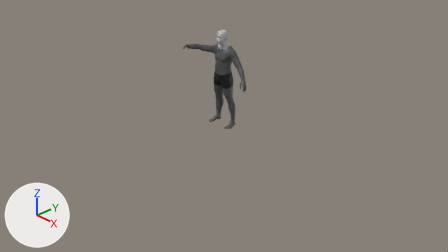
The Blender file Assets/Animation/throw_anim_work.blend: old version first, new version second.
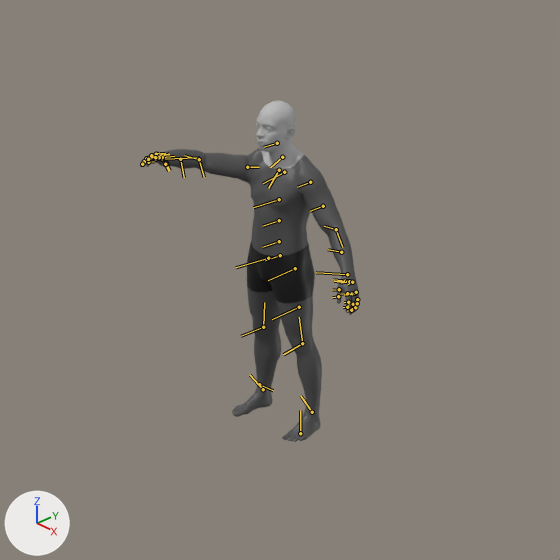
There are two pictures of each version: one from the file's camera 'Camera', one close up on the part from 32% to 68% of the width and 0% to 65% of the height. Lighting does not change. The marker at lower left points along +X, +Y and +Z. The first two pictures are the older version. Both versions are drawn at frame 8 of the action 'hold_ready'; the numbers are the values there. The bones that change, and the others that lie on the model, are drawn over the model as lines in the close-ups.

In view in the first close-up: 'human_male_chest', 'human_male_feet', 'human_male_hands', 'human_male_head', 'human_male_legs', 'human_male_underwear'.
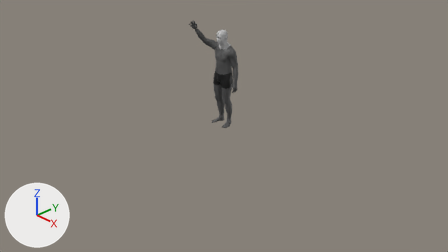
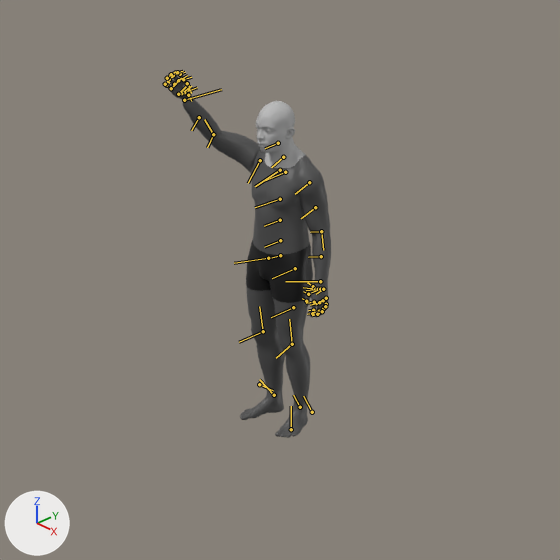
Location of each change, [x1, y1, x2, y2] in pixels of the close-ups (560 x 560 px):
'human_male_chest', posed (23% narrower, 48% taller): before [163, 148, 355, 273]; after [183, 97, 331, 282]
'human_male_legs', posed (14% narrower): before [247, 287, 322, 409]; after [246, 286, 310, 405]
'human_male_underwear', posed: before [247, 243, 315, 303]; after [246, 240, 313, 303]
'human_male_head', posed: before [256, 101, 304, 169]; after [256, 101, 305, 168]
'human_male_feet', posed (22% narrower, 14% shorter): before [232, 385, 320, 442]; after [240, 389, 308, 438]
'human_male_hands', posed (24% narrower, 51% taller): before [140, 152, 359, 315]; after [162, 71, 328, 317]
bone 'pelvis', root to tip: before (280, 255) to (265, 260); after (280, 255) to (266, 259)
bone 'spine_0', root to tip: before (279, 241) to (262, 247); after (280, 240) to (264, 247)
bone 'spine_1', root to tip: before (279, 220) to (262, 226); after (280, 220) to (264, 226)
bone 'spine_2', root to tip: before (279, 199) to (253, 207); after (280, 199) to (255, 207)
bone 'head', root to tip: before (277, 143) to (264, 147); after (278, 143) to (265, 148)
bone 'clavicle_L', root to tip: before (284, 172) to (263, 183); after (285, 172) to (261, 182)
bone 'arm_upper_L', root to tip: before (310, 182) to (297, 187); after (309, 182) to (295, 194)
bone 'hand_L', root to tip: before (347, 274) to (316, 272); after (320, 281) to (285, 281)
bone 'clavicle_R', root to tip: before (279, 170) to (268, 188); after (280, 170) to (255, 186)
bone 'arm_upper_R', root to tip: before (247, 167) to (259, 167); after (260, 160) to (248, 183)
bone 'arm_lower_R', root to tip: before (199, 159) to (204, 177); after (213, 134) to (207, 147)
bone 'hand_R', root to tip: before (162, 159) to (199, 157); after (184, 100) to (221, 89)
bone 'leg_upper_R', root to tip: before (268, 258) to (236, 267); after (268, 258) to (234, 263)
bone 'leg_lower_R', root to tip: before (263, 327) to (241, 336); after (263, 331) to (239, 342)
bone 'ankle_R', root to tip: before (263, 389) to (250, 375); after (274, 395) to (259, 379)
bone 'leg_upper_L', root to tip: before (295, 268) to (268, 280); after (295, 268) to (272, 278)
bone 'leg_lower_L', root to tip: before (302, 343) to (283, 354); after (292, 344) to (276, 358)
bone 'ankle_L', root to tip: before (312, 412) to (303, 399); after (300, 407) to (293, 395)

Edits to the bpy script that builds the scene:
```text
Change bone_pelvis:
    where bone_pelvis = bpy.data.objects['Armature'].pose.bones['pelvis']
    bone_pelvis.location: (0.0, 0.0, 0.0) -> (0.0, -0.5, 0.0)
    bone_pelvis.rotation_quaternion: (1.0, 0.0, 0.0, 0.0) -> (0.999, 0.0, 0.0, -0.044)  # degrees (0, 0, 0) -> degrees (0, 0, -5)
Change bone_spine_0:
    where bone_spine_0 = bpy.data.objects['Armature'].pose.bones['spine_0']  # child of 'pelvis'
    bone_spine_0.rotation_quaternion: (1.0, 0.0, 0.0, 0.0) -> (0.998, 0.0, 0.0, 0.057)  # degrees (0, 0, 0) -> degrees (0, 0, 7)
Change bone_spine_1:
    where bone_spine_1 = bpy.data.objects['Armature'].pose.bones['spine_1']  # child of 'spine_0'
    bone_spine_1.rotation_quaternion: (1.0, 0.0, 0.0, 0.0) -> (1.0, 0.0, 0.0, -0.008)  # degrees (0, 0, 0) -> degrees (0, 0, -1)
Change bone_spine_2:
    where bone_spine_2 = bpy.data.objects['Armature'].pose.bones['spine_2']  # child of 'spine_1'
    bone_spine_2.rotation_quaternion: (1.0, 0.0, 0.0, 0.0) -> (1.0, 0.0, 0.0, -0.006)  # degrees (0, 0, 0) -> degrees (0, 0, -1)
Change bone_head:
    where bone_head = bpy.data.objects['Armature'].pose.bones['head']  # child of 'neck_0'
    bone_head.rotation_quaternion: (1.0, 0.0, 0.0, 0.0) -> (0.999, 0.0, 0.0, 0.033)  # degrees (0, 0, 0) -> degrees (0, 0, 4)
Change bone_clavicle_l:
    where bone_clavicle_l = bpy.data.objects['Armature'].pose.bones['clavicle_L']  # child of 'spine_2'
    bone_clavicle_l.rotation_quaternion: (1.0, 0.0, 0.0, 0.0) -> (0.999, 0.0, 0.0, 0.044)  # degrees (0, 0, 0) -> degrees (0, 0, 5)
Change bone_arm_upper_l:
    where bone_arm_upper_l = bpy.data.objects['Armature'].pose.bones['arm_upper_L']  # child of 'clavicle_L'
    bone_arm_upper_l.rotation_quaternion: (1.0, 0.0, 0.0, 0.0) -> (0.966, 0.042, -0.221, -0.127)  # degrees (0, 0, 0) -> degrees (9, -25, -17)
Change bone_hand_l:
    where bone_hand_l = bpy.data.objects['Armature'].pose.bones['hand_L']  # child of 'arm_lower_L'
    bone_hand_l.rotation_quaternion: (1.0, 0.0, 0.0, 0.0) -> (0.991, 0.131, 0.0, 0.0)  # degrees (0, 0, 0) -> degrees (15, 0, 0)
Change bone_clavicle_r:
    where bone_clavicle_r = bpy.data.objects['Armature'].pose.bones['clavicle_R']  # child of 'spine_2'
    bone_clavicle_r.rotation_quaternion: (0.948, -0.088, -0.08, 0.295) -> (0.986, -0.12, -0.049, 0.005)  # degrees (-12, -6, 35) -> degrees (-14, -6, 1)
Change bone_arm_upper_r:
    where bone_arm_upper_r = bpy.data.objects['Armature'].pose.bones['arm_upper_R']  # child of 'clavicle_R'
    bone_arm_upper_r.rotation_quaternion: (0.775, 0.015, -0.414, 0.477) -> (0.612, -0.312, -0.701, 0.191)  # degrees (-30, -41, 74) -> degrees (-105, -48, 95)
Change bone_arm_lower_r:
    where bone_arm_lower_r = bpy.data.objects['Armature'].pose.bones['arm_lower_R']  # child of 'arm_upper_R'
    bone_arm_lower_r.rotation_quaternion: (0.842, -0.533, 0.076, -0.004) -> (0.92, 0.116, -0.289, -0.239)  # degrees (-65, 7, -5) -> degrees (24, -28, -35)
Change bone_hand_r:
    where bone_hand_r = bpy.data.objects['Armature'].pose.bones['hand_R']  # child of 'arm_lower_R'
    bone_hand_r.rotation_quaternion: (0.695, 0.666, -0.232, 0.139) -> (0.431, 0.889, -0.153, 0.017)  # degrees (90, -30, -8) -> degrees (129, -9, -15)
Change bone_leg_upper_r:
    where bone_leg_upper_r = bpy.data.objects['Armature'].pose.bones['leg_upper_R']  # child of 'pelvis'
    bone_leg_upper_r.rotation_quaternion: (1.0, 0.0, 0.0, 0.0) -> (0.998, 0.053, 0.044, -0.002)  # degrees (0, 0, 0) -> degrees (6, 5, 0)
Change bone_leg_lower_r:
    where bone_leg_lower_r = bpy.data.objects['Armature'].pose.bones['leg_lower_R']  # child of 'leg_upper_R'
    bone_leg_lower_r.rotation_quaternion: (1.0, 0.0, 0.0, 0.0) -> (0.996, 0.0, 0.0, -0.095)  # degrees (0, 0, 0) -> degrees (0, 0, -11)
Change bone_ankle_r:
    where bone_ankle_r = bpy.data.objects['Armature'].pose.bones['ankle_R']  # child of 'leg_lower_R'
    bone_ankle_r.rotation_quaternion: (1.0, 0.0, 0.0, 0.0) -> (0.997, -0.018, -0.051, 0.056)  # degrees (0, 0, 0) -> degrees (-2, -6, 7)
Change bone_leg_upper_l:
    where bone_leg_upper_l = bpy.data.objects['Armature'].pose.bones['leg_upper_L']  # child of 'pelvis'
    bone_leg_upper_l.rotation_quaternion: (1.0, 0.0, 0.0, 0.0) -> (0.997, -0.058, -0.044, -0.003)  # degrees (0, 0, 0) -> degrees (-7, -5, 0)
Change bone_leg_lower_l:
    where bone_leg_lower_l = bpy.data.objects['Armature'].pose.bones['leg_lower_L']  # child of 'leg_upper_L'
    bone_leg_lower_l.rotation_quaternion: (1.0, 0.0, 0.0, 0.0) -> (0.996, 0.0, 0.002, -0.093)  # degrees (0, 0, 0) -> degrees (0, 0, -11)
Change bone_ankle_l:
    where bone_ankle_l = bpy.data.objects['Armature'].pose.bones['ankle_L']  # child of 'leg_lower_L'
    bone_ankle_l.rotation_quaternion: (1.0, 0.0, 0.0, 0.0) -> (0.997, 0.021, 0.046, 0.055)  # degrees (0, 0, 0) -> degrees (3, 5, 6)
```
